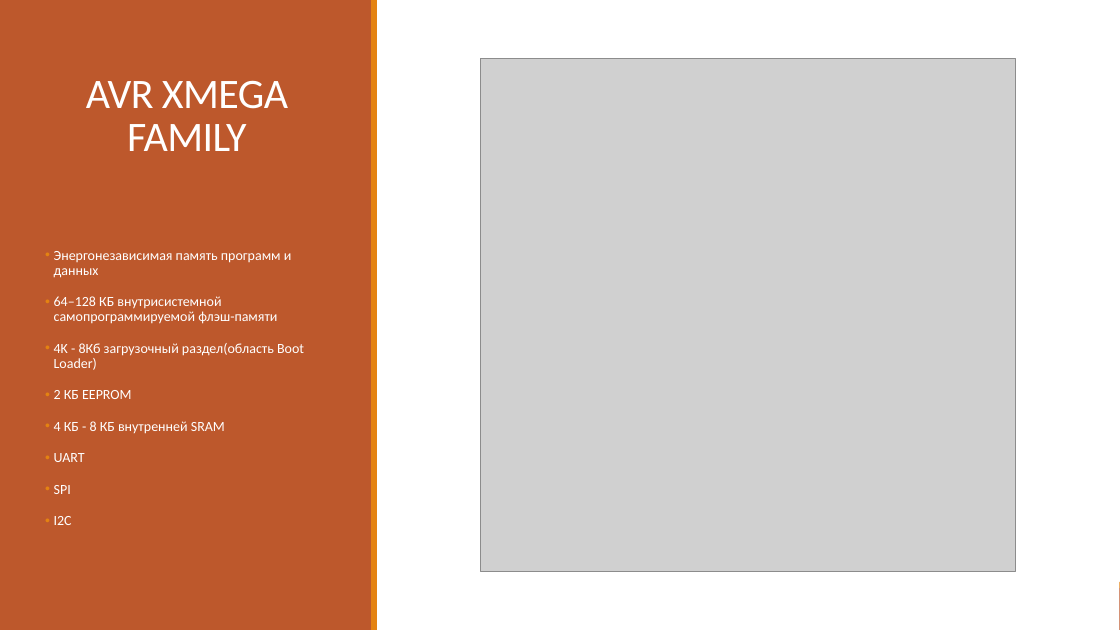
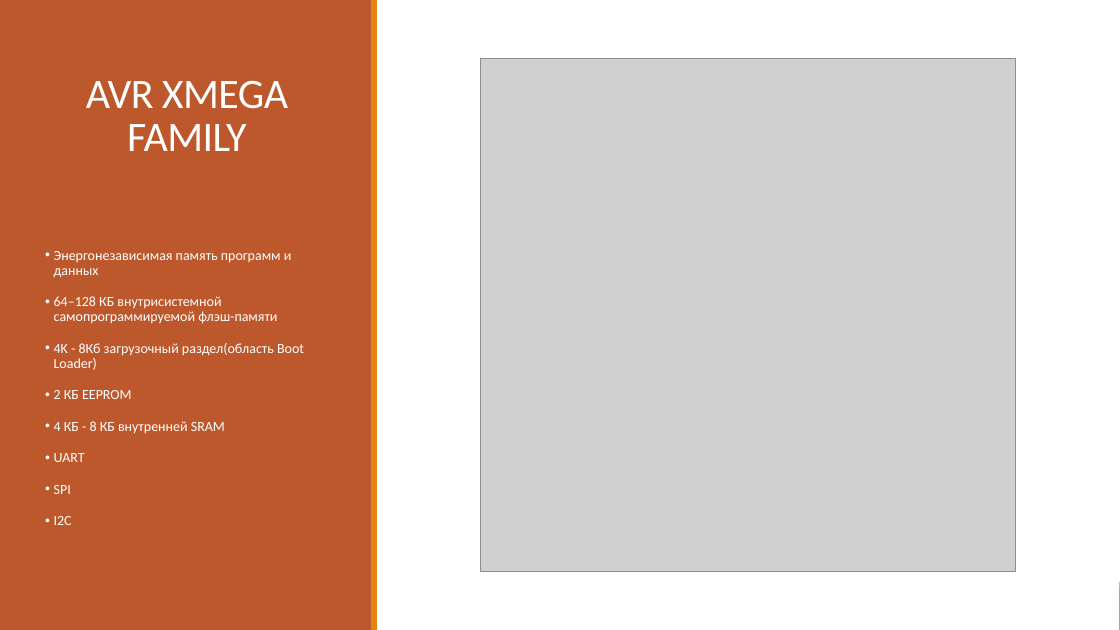
Before and after one commit to ramilabdullaev/diplom, a slide deck: slide 3 of ARamil.pptx. Drawn at 1120x630 pixels with LibreOffice and Linux fonts; fonts in the diff are those of the drawing; grey boxes stand for pictures. Boxes give left, top, right and bottom in pixels: in the first picture for what was removed or moved away, otherwise in the second. Text is boxed around its words. In the diff, an @@ line names an element or a change of style, - is before the commit and + after.

Commit message:
Update ARamil.pptx
added new style

```diff
--- a/ARamil.pptx
+++ b/ARamil.pptx
@@ text "Энергонезависимая память программ и данных" at (x1=54, y1=251, x2=304, y2=525): bullet colour #E48312 to #FFFFFF @@
```
Also in this commit, not shown: 4 other slides changed.
